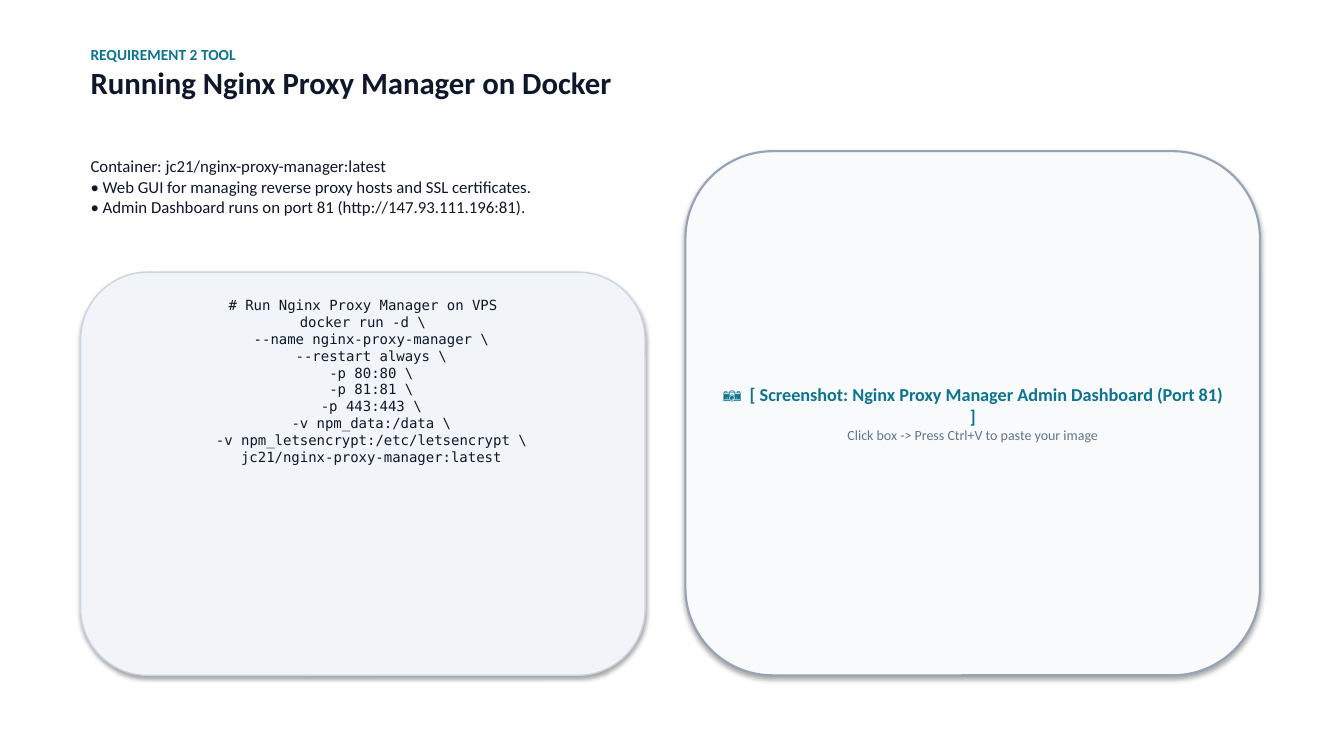
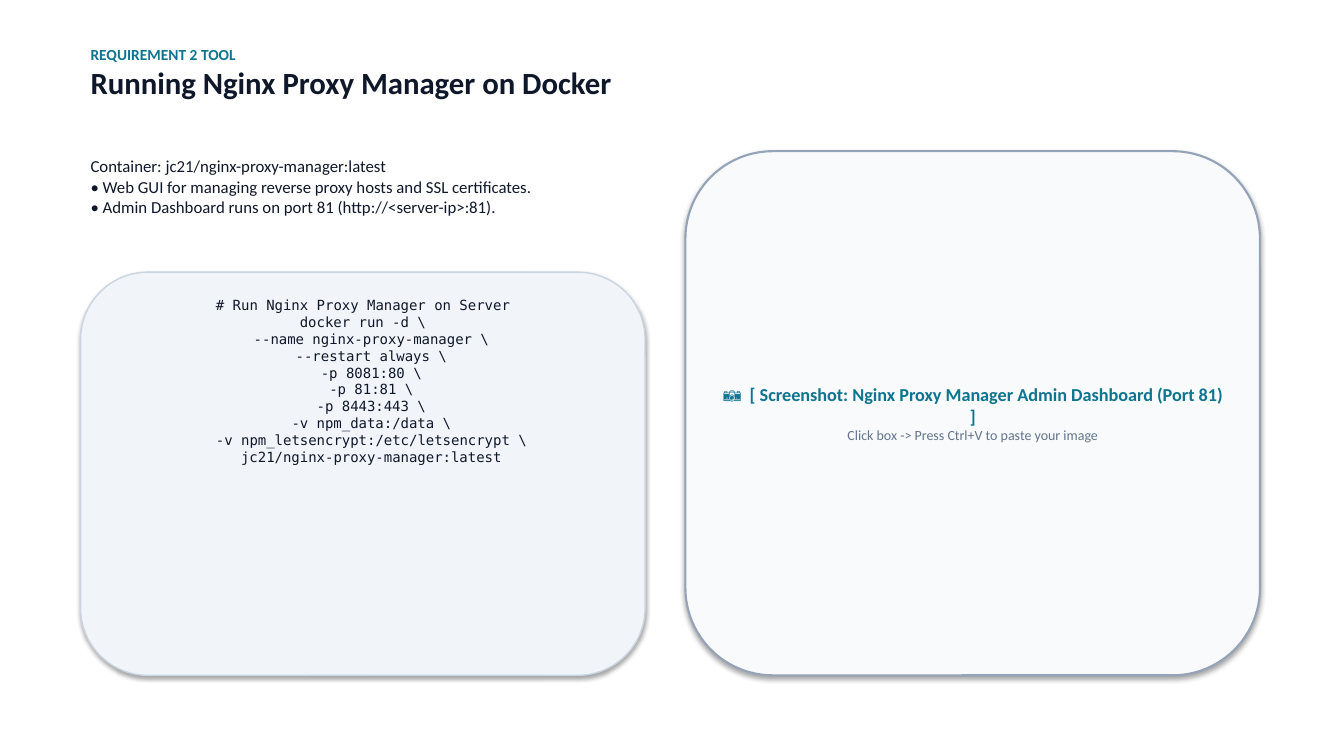
Before and after one commit to lorndavid/khmer-data-api, a slide deck: slide 8 of homework/Homework-Docker-Presentation.pptx. Drawn at 1344x756 pixels with LibreOffice and Linux fonts; fonts in the diff are those of the drawing. Boxes give left, top, right and bottom in pixels: in the first picture for what was removed or moved away, otherwise in the second. Text is boxed around its words. In the diff, an @@ line names an element or a change of style, - is before the commit and + after.

```diff
--- a/homework/Homework-Docker-Presentation.pptx
+++ b/homework/Homework-Docker-Presentation.pptx
@@ text at (91, 160, 531, 216): text changed @@
-Container: jc21/nginx-proxy-manager:latest
-• Web GUI for managing reverse proxy hosts and SSL certificates.
-• Admin Dashboard runs on port 81 (http://147.93.111.196:81).
+Container: jc21/nginx-proxy-manager:latest
+• Web GUI for managing reverse proxy hosts and SSL certificates.
+• Admin Dashboard runs on port 81 (http://<server-ip>:81).
@@ text in rounded rectangle at (216, 299, 510, 465): text changed @@
-# Run Nginx Proxy Manager on VPS
-docker run -d \
---name nginx-proxy-manager \
---restart always \
--p 80:80 \
--p 81:81 \
--p 443:443 \
--v npm_data:/data \
--v npm_letsencrypt:/etc/letsencrypt \
-jc21/nginx-proxy-manager:latest
+# Run Nginx Proxy Manager on Server
+docker run -d \
+--name nginx-proxy-manager \
+--restart always \
+-p 8081:80 \
+-p 81:81 \
+-p 8443:443 \
+-v npm_data:/data \
+-v npm_letsencrypt:/etc/letsencrypt \
+jc21/nginx-proxy-manager:latest
```
Also in this commit, not shown: 1 other slide changed, 3 other files.
